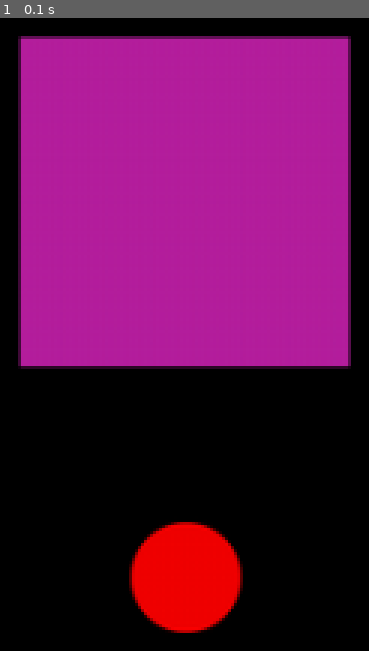
Above: before the commit, frame 1.
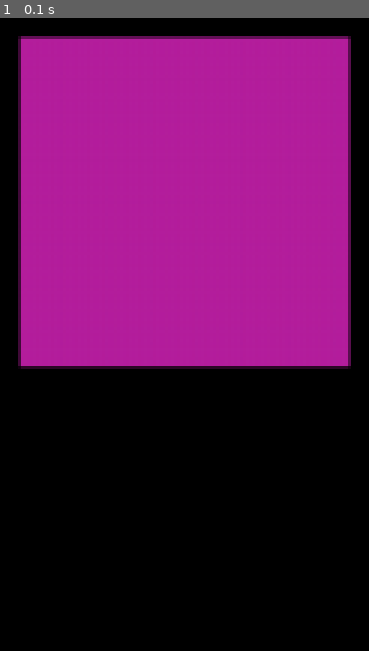
Above: after the commit, the same moment.

Repository: mdberkey/ChimpPygames
Game: pygame game, started from Delayed_Match_To_Sample/python_scripts/DelayedMatchToSample.py
Same seed, same stepped clock (60 frames per second), same inputs: the game is played once before the commit and once after it.
Inputs:
- Up to frame 1 (0.1 s): no input

The runs differ from the first frame. In frame 1, 4.3% of the frame differs, in the area x 34-66%, y 79-98%.

Commit message:
Testing non-rollover mode

Diff:
--- a/PygameTools/PgTools.py
+++ b/PygameTools/PgTools.py
@@ -20,13 +20,18 @@
 file.close()
 
 # Constants
-SCREEN_SIZE = (int(params["screen_width"]), int(params["screen_height"]))  # (length/width, height) of Touchscreen in px
+SCREEN_SIZE = (int(params["screen_width"]), int(params["screen_height"]))  # (length/width, height) of touchscreen in px
 BLACK = (0, 0, 0)
 GREEN = (0, 128, 0)
 RED = (255, 0, 0)
-CURSOR_VISIBLE = True
+cursor_visible = True
+touchscreen = False
+input_mode = MOUSEMOTION
 if ("y" in str(params["cursor_hidden"]) or "Y" in str(params["cursor_hidden"])):
-    CURSOR_VISIBLE = False
+    cursor_visible = False
+if ("y" in str(params["touchscreen_mode"]) or "Y" in str(params["cursor_hidden"])):
+    touchscreen = True
+    input_mode = MOUSEBUTTONDOWN
 
 
 # Screen Tools
@@ -62,7 +67,7 @@
     reads all parameter variables in opened file 'fileObj'
     :return: parameter's values in a dictionary
     """
-    if not CURSOR_VISIBLE:  # sets mouse to invisible
+    if not cursor_visible:  # sets mouse to invisible
         pg.mouse.set_cursor((8, 8), (0, 0), (0, 0, 0, 0, 0, 0, 0, 0), (0, 0, 0, 0, 0, 0, 0, 0))
     global cursor_img
     cursor_img = pg.image.load("reqs/cursor_A.png").convert_alpha()
@@ -132,11 +137,11 @@
     screen.bg.blit(screen.fg.convert(), (0, 0))
 
 
-def draw_cursor(screen, visible=True):
+def draw_cursor(screen, hidden=touchscreen):
     """
     updates cursor to new position
     :param screen: screen obj to draw cursor upon
-    :param visible: cursor is invisible if False
+    :param hidden: cursor is invisible if False
     :return: True if cursor is on background, false otherwise
     """
     screen.fg.blit(screen.bg.convert(), (0, 0))
@@ -145,7 +150,7 @@
     on_bg = False
     if fgColor == (0, 0, 0):
         on_bg = True
-    if visible:
+    if not hidden:
         screen.fg.blit(cursor_img, (xCoord - 25, yCoord - 25))
     return on_bg
 
--- a/Training_Task/python_scripts/TrainingTaskP1.py
+++ b/Training_Task/python_scripts/TrainingTaskP1.py
@@ -70,10 +70,11 @@
 while running:
     for event in pg.event.get():
         PgTools.quit_pg(event)
-        if event.type == MOUSEBUTTONDOWN:
+        if event.type == PgTools.input_mode:
             xCoord, yCoord = event.pos
-            if screen.fg.get_at((xCoord, yCoord)) != (0, 0, 0):
-                on_bg = False
+            if PgTools.touchscreen:
+                if screen.fg.get_at((xCoord, yCoord)) != (0, 0, 0):
+                    on_bg = False
             if stimulus.collidepoint(xCoord, yCoord) and not on_bg:
                 PgTools.response(screen, True, passDelay)
                 on_bg = True
Not shown, changed: PygameTools/globalParameters.dat
